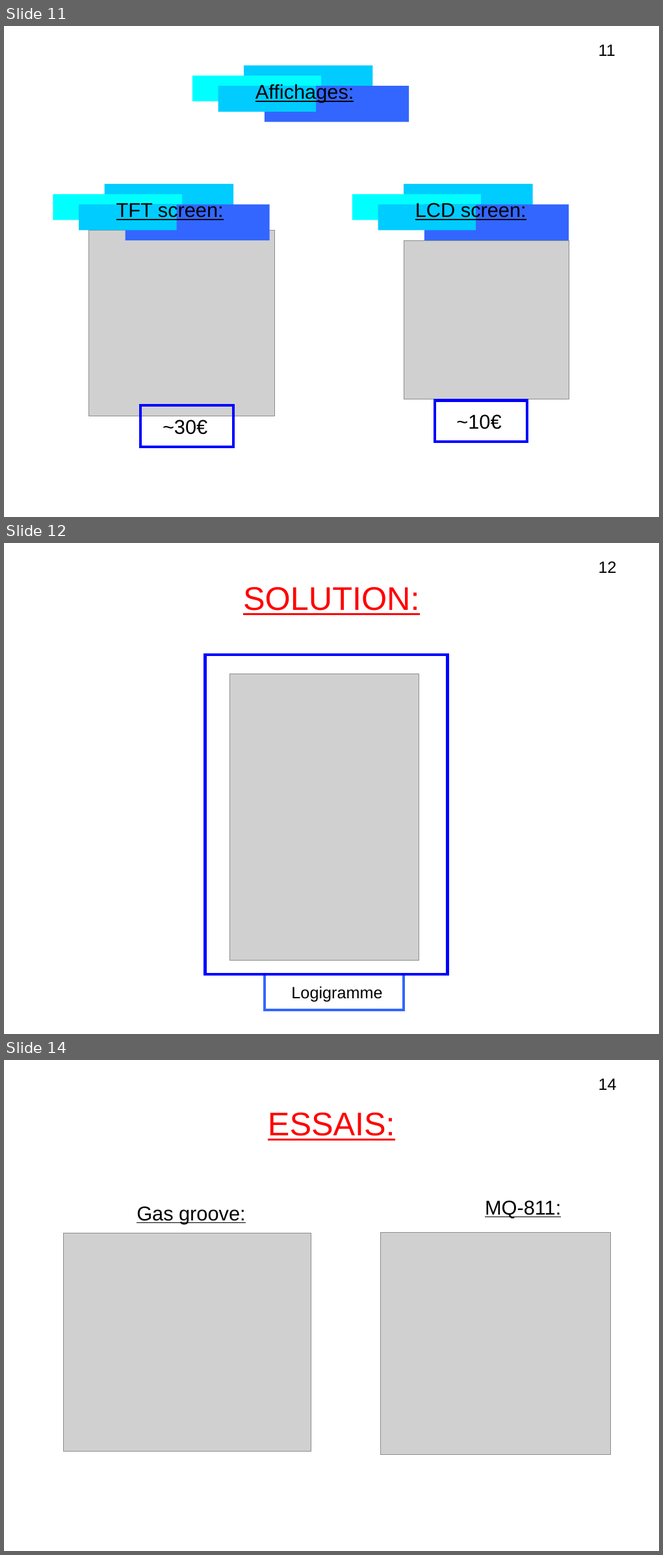
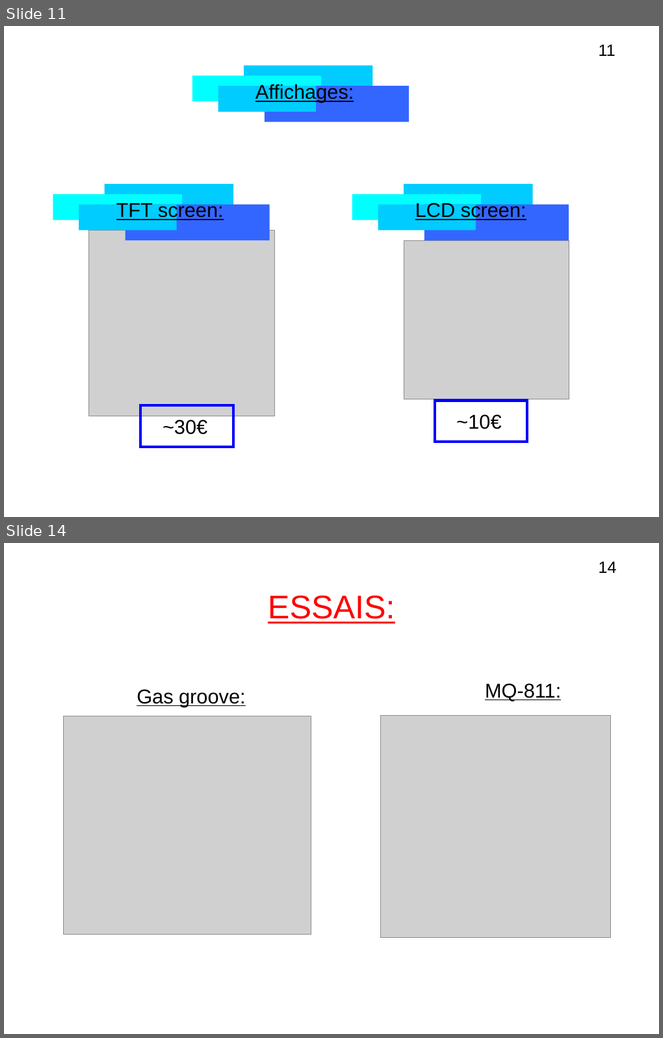
Before and after one commit to lesliesam96/Projet-STI2D, a slide deck: hugo/diapo_R3.odp. Shown one above the other, each under a label of ours: slides 11, 12 and 14 before the commit, slides 11 and 14 after it; the slides between them are not shown. The pictures are 663x1555 and 663x1038 pixels, drawn with LibreOffice and Linux fonts; fonts in the diff are those of the drawing; grey boxes stand for pictures. Boxes give left, top, right and bottom in pixels: in the first picture for what was removed or moved away, otherwise in the second. Text is boxed around its words. In the diff, an @@ line names an element or a change of style, - is before the commit and + after.

```diff
--- a/hugo/diapo_R3.odp
+++ b/hugo/diapo_R3.odp
@@ slide 12 removed at <box>4,543,659,1034</box>, background #FFFFFF @@
@@ text removed at <box>599,561,617,573</box> @@
-12
@@ text removed at <box>243,587,419,615</box> @@
-SOLUTION:
@@ rectangle removed at <box>205,654,447,974</box> @@
@@ picture removed at <box>230,674,419,960</box> @@
@@ rectangle removed at <box>265,975,404,1011</box> @@
@@ text removed at <box>291,986,382,1002</box> @@
-Logigramme
```
Also in this commit, not shown: 4 slides changed, 1 slide added.
